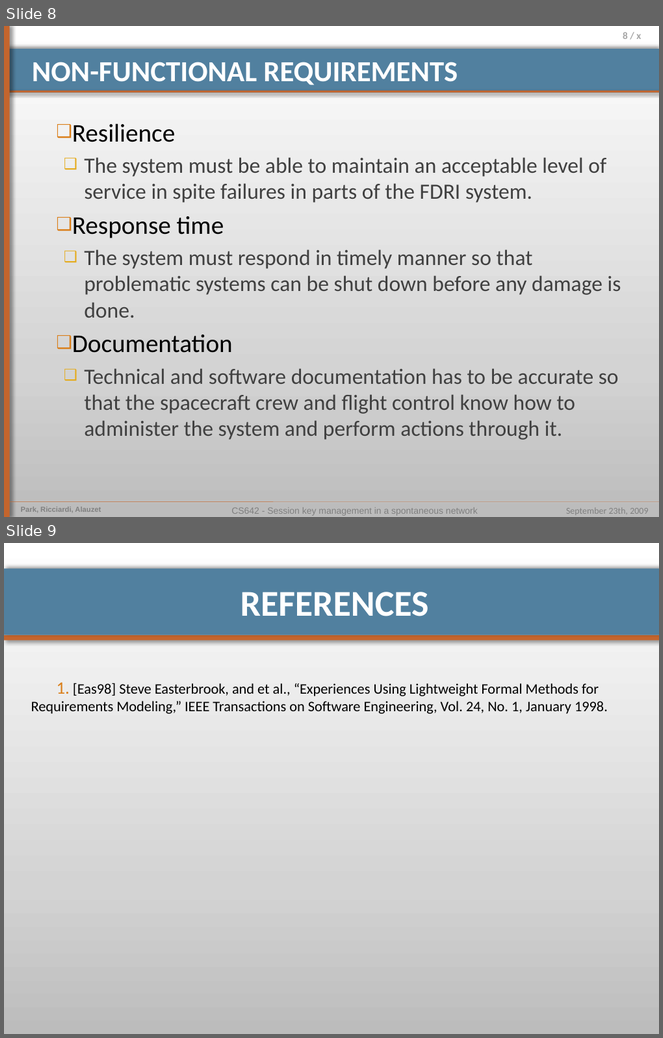
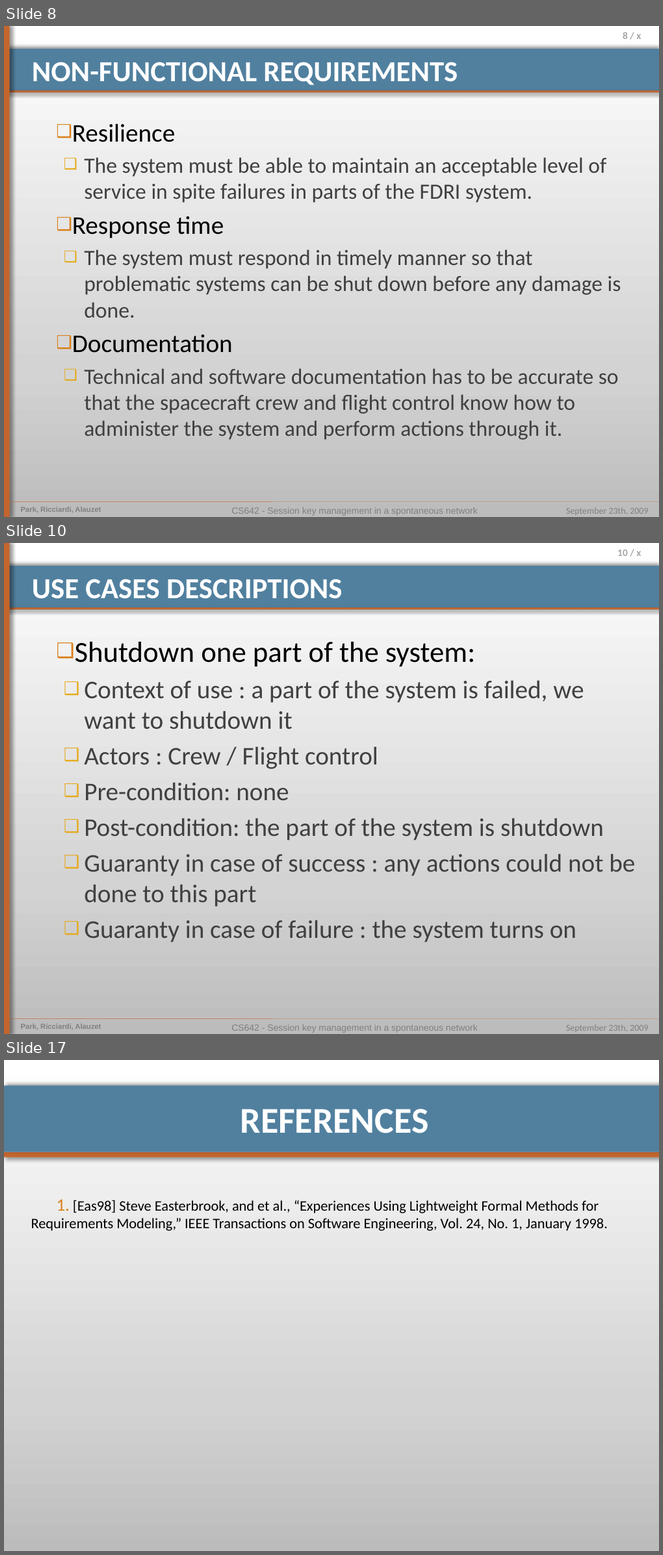
Before and after one commit to pierrealauzet/euroteam, a slide deck: Project 1/CS554_EuroTeam_Proposal.pptx. Shown one above the other, each under a label of ours: slides 8 and 9 before the commit, slides 8, 10 and 17 after it; the slides between them are not shown. The pictures are 663x1038 and 663x1555 pixels, drawn with LibreOffice and Linux fonts; fonts in the diff are those of the drawing. Boxes give left, top, right and bottom in pixels: in the first picture for what was removed or moved away, otherwise in the second. Text is boxed around its words. In the diff, an @@ line names an element or a change of style, - is before the commit and + after.

```diff
--- a/Project 1/CS554_EuroTeam_Proposal.pptx
+++ b/Project 1/CS554_EuroTeam_Proposal.pptx
@@ slide 10 added at <box>4,543,659,1034</box>, background gradient #BDBDBD to #D3D3D3 to #FFFFFF; not listed: 9 template elements that a slide beside it also shows @@
@@ title added at <box>32,579,342,599</box>, 32 pt, text #FFFFFF, bold @@
+USE CASES DESCRIPTIONS
@@ text added at <box>75,642,635,943</box>, 28 pt, text #404040 @@
+❑ Shutdown one part of the system:
+  ❑ Context of use : a part of the system is failed, we want to shutdown it
+  ❑ Actors : Crew / Flight control
+  ❑ Pre-condition: none
+  ❑ Post-condition: the part of the system is shutdown
+  ❑ Guaranty in case of success : any actions could not be done to this part
+  ❑ Guaranty in case of failure : the system turns on
@@ what was slide 9 is now slide 17 @@
```
Also in this commit, not shown: 3 slides changed, 7 other slides added, 1 other file.
